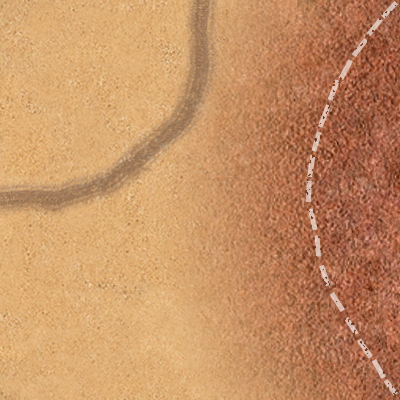
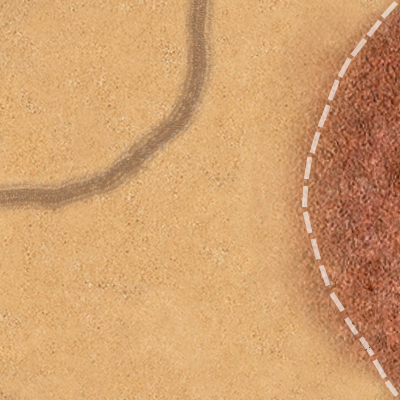
Revision of a layered w=400, h=400 image; what changed, layer by layer:
moved "Линия 17" above "3td_AfricaRoad_01H", painted on it over [302, 1, 399, 397]
removed layer "Слой 2" over [151, 0, 400, 400]
painted on "3td_AfricaRoad_01H" over [0, 0, 222, 219]
added layer "Слой 3" above "Слой 1" over [236, 0, 400, 400]
added layer "Фон" over [0, 0, 400, 400]
